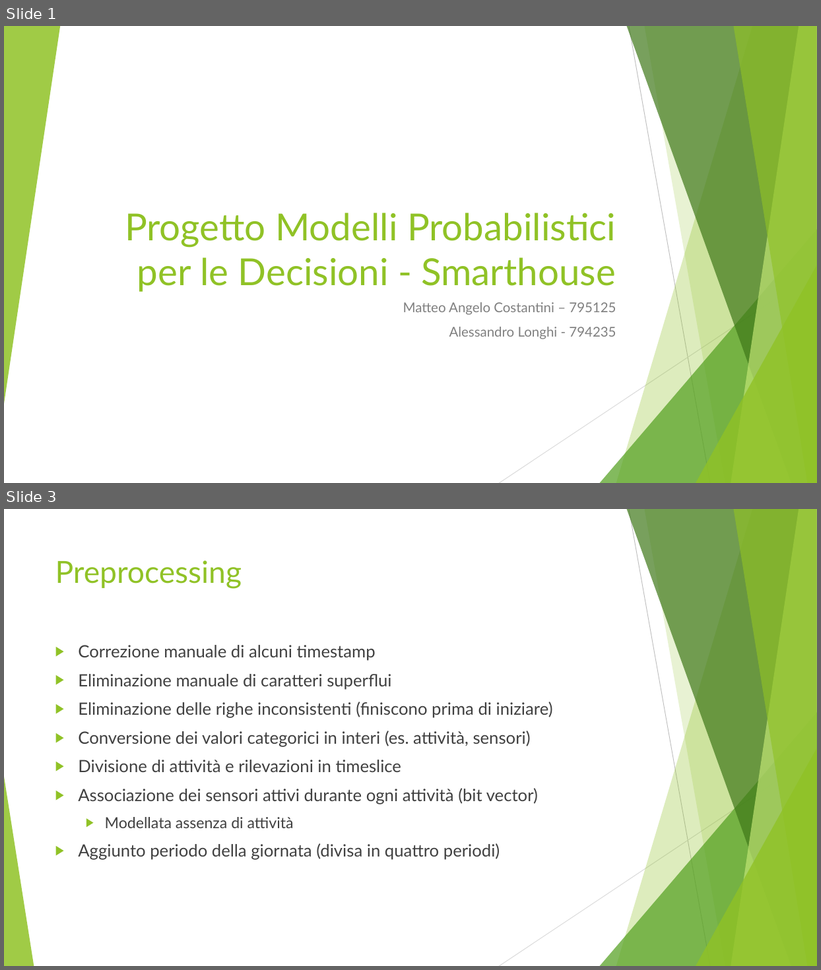
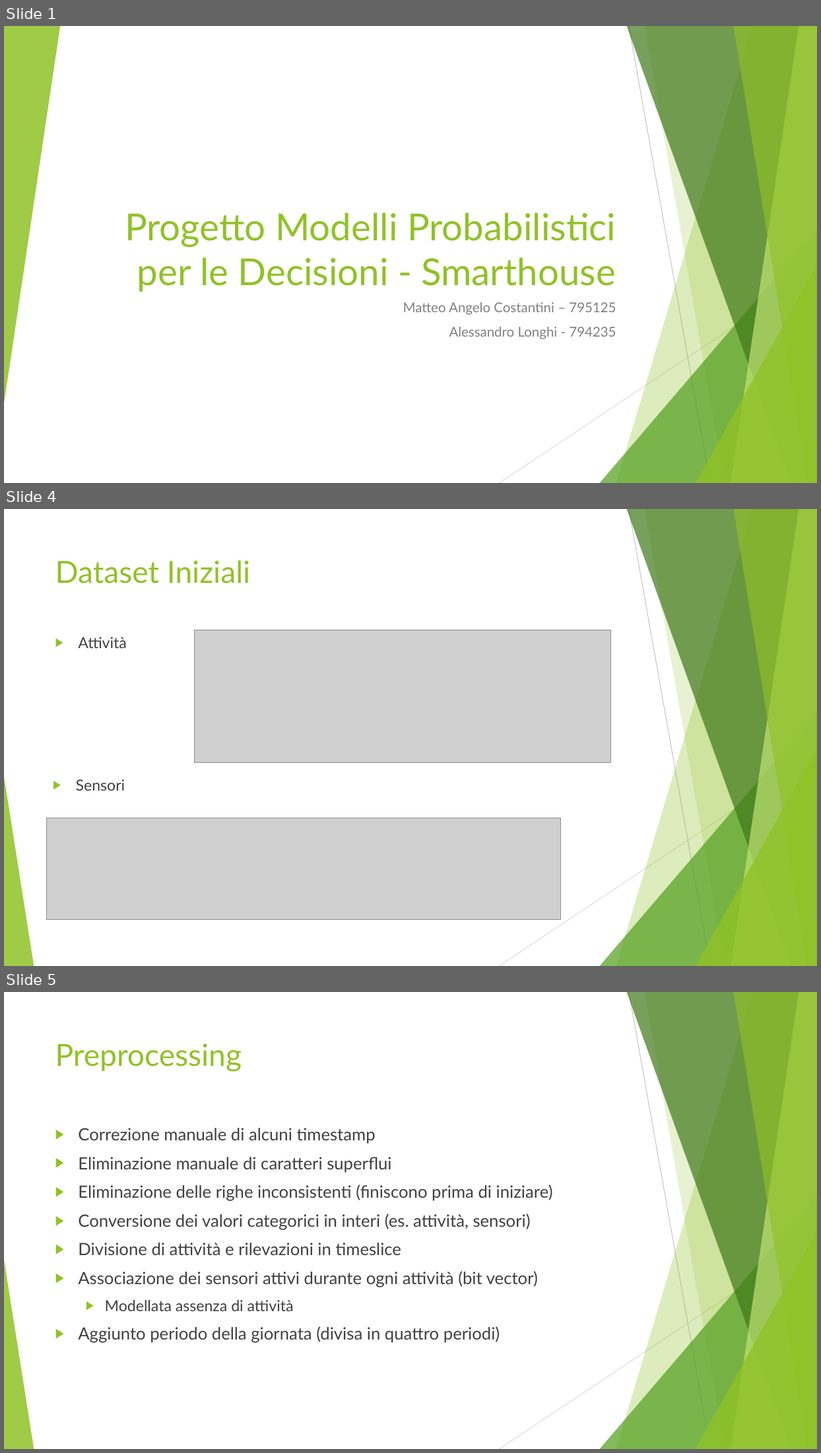
Before and after one commit to CostantiniMatteo/progetto-mpd, a slide deck: presentazione.pptx. Shown one above the other, each under a label of ours: slides 1 and 3 before the commit, slides 1, 4 and 5 after it; the slides between them are not shown. The pictures are 821x970 and 821x1453 pixels, drawn with LibreOffice and Linux fonts; fonts in the diff are those of the drawing; grey boxes stand for pictures. Boxes give left, top, right and bottom in pixels: in the first picture for what was removed or moved away, otherwise in the second. Text is boxed around its words. In the diff, an @@ line names an element or a change of style, - is before the commit and + after.

```diff
--- a/presentazione.pptx
+++ b/presentazione.pptx
@@ slide 4 added at <box>4,509,817,966</box>, background #FFFFFF; not listed: 10 template elements that a slide beside it also shows @@
@@ title added at <box>55,560,250,584</box>, 36 pt, text #90C226 @@
+Dataset Iniziali
@@ text added at <box>78,637,127,648</box>, 18 pt, text #404040 @@
+▶ Attività
@@ picture added at <box>194,630,611,762</box> @@
@@ text added at <box>76,780,125,791</box>, 18 pt, text #404040 @@
+▶ Sensori
@@ picture added at <box>47,819,561,920</box> @@
@@ what was slide 3 is now slide 5 @@
```
Also in this commit, not shown: 3 slides changed, 1 other slide added.
